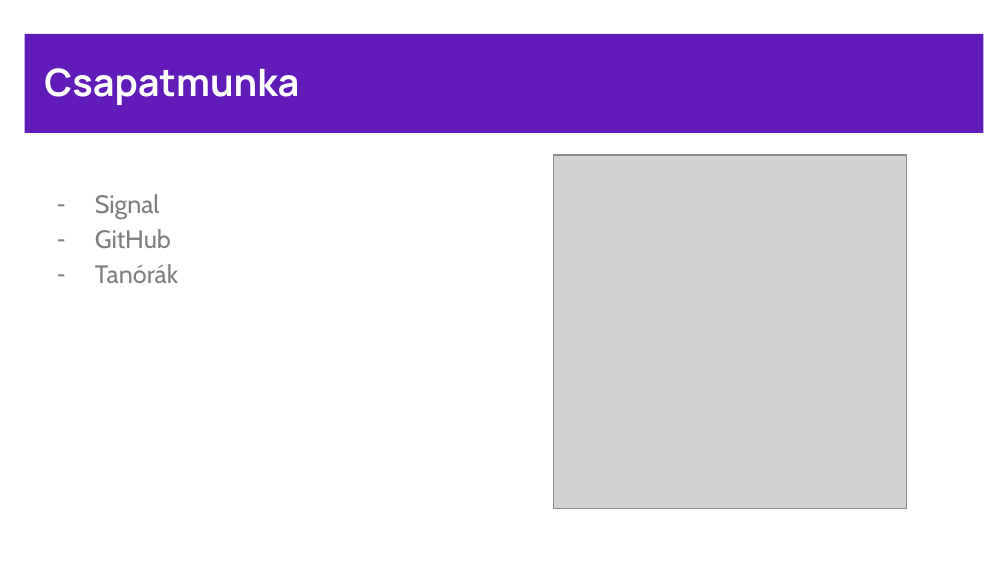
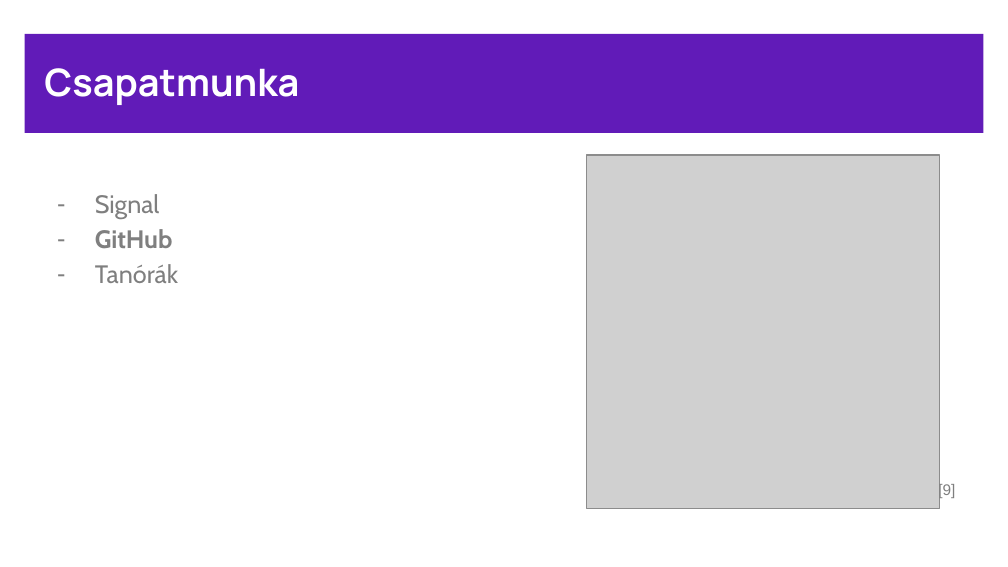
Before and after one commit to BencsikAttila/message-app, a slide deck: slide 11 of docs/Snakker.pptx. Drawn at 1008x567 pixels with LibreOffice and Linux fonts; fonts in the diff are those of the drawing; grey boxes stand for pictures. Boxes give left, top, right and bottom in pixels: in the first picture for what was removed or moved away, otherwise in the second. Text is boxed around its words. In the diff, an @@ line names an element or a change of style, - is before the commit and + after.

```diff
--- a/docs/Snakker.pptx
+++ b/docs/Snakker.pptx
@@ picture: place and size @@
-picture at bbox=[553, 155, 906, 508]
+picture at bbox=[587, 155, 939, 508]
@@ text at bbox=[95, 229, 173, 248]: bold on in "GitHub" @@
@@ text added at bbox=[938, 483, 955, 499], 11 pt, text #7F7F7F @@
+[9]
```
Also in this commit, not shown: 10 other slides changed.
